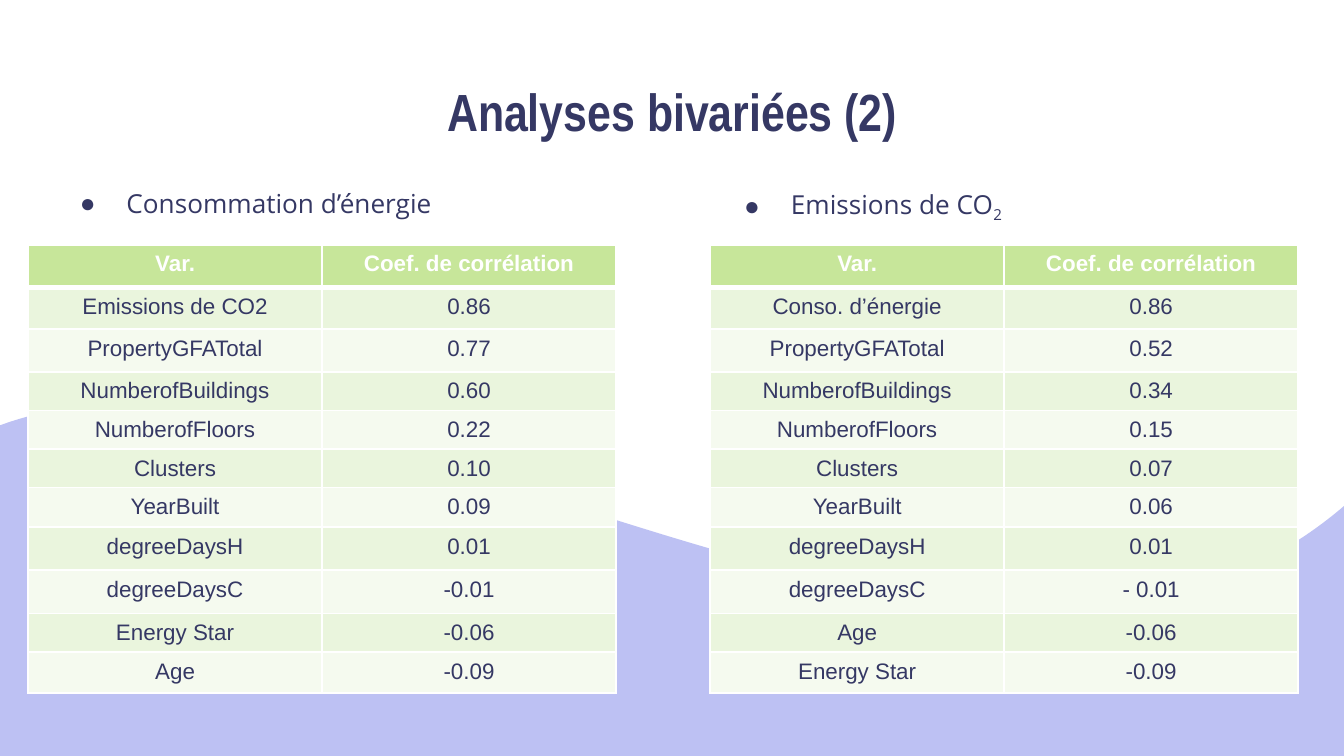
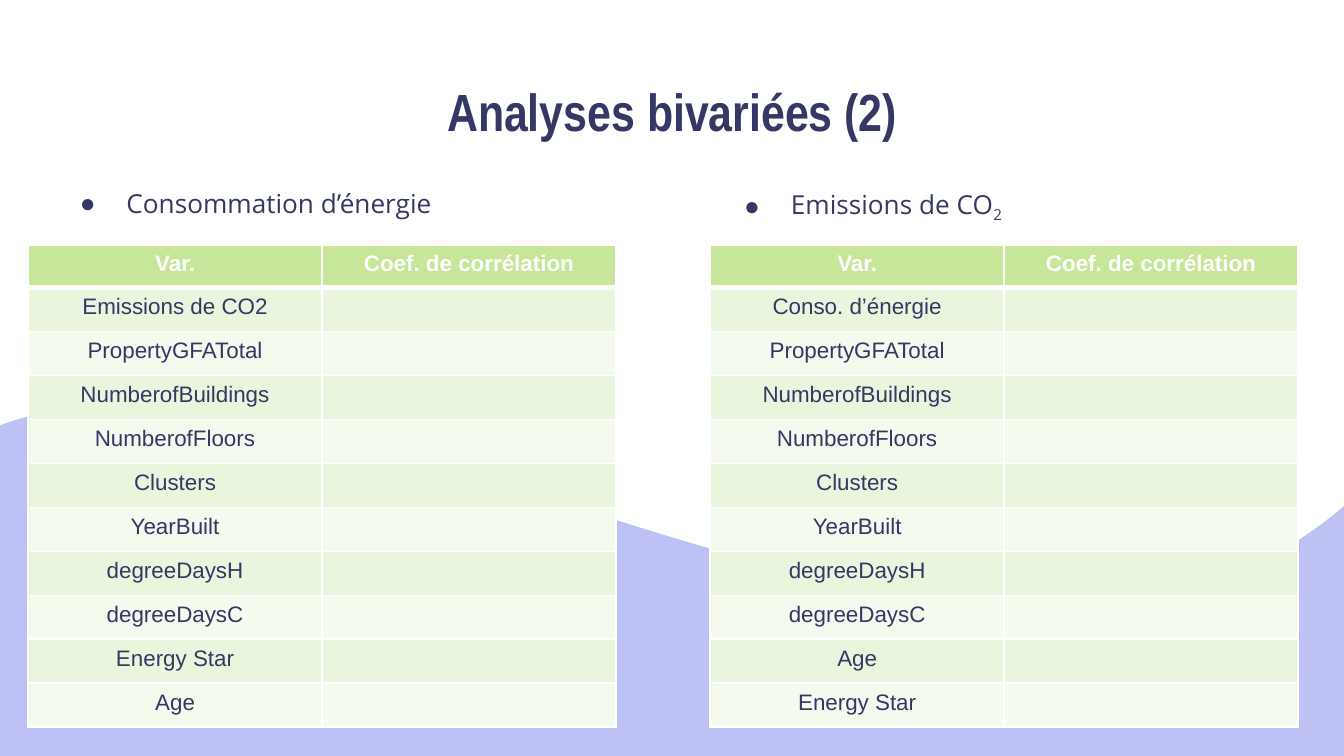
Before and after one commit to Sylvariane/Anticipez_les_besoins_en_electricite, a slide deck: slide 16 of Pélec_03_presentation.pptx. Drawn at 1344x756 pixels with LibreOffice and Linux fonts; fonts in the diff are those of the drawing. Boxes give left, top, right and bottom in pixels: in the first picture for what was removed or moved away, otherwise in the second. Text is boxed around its words. In the diff, an @@ line names an element or a change of style, - is before the commit and + after.

```diff
--- a/Pélec_03_presentation.pptx
+++ b/Pélec_03_presentation.pptx
@@ table at <box>28,245,617,719</box> @@
-row 2, column 2: 0.86
+row 2, column 2: 
-row 3, column 2: 0.77
+row 3, column 2: 
-row 4, column 2: 0.60
+row 4, column 2: 
-row 5, column 2: 0.22
+row 5, column 2: 
-row 6, column 2: 0.10
+row 6, column 2: 
-row 7, column 2: 0.09
+row 7, column 2: 
-row 8, column 2: 0.01
+row 8, column 2: 
-row 9, column 2: -0.01
+row 9, column 2: 
-row 10, column 2: -0.06
+row 10, column 2: 
-row 11, column 2: -0.09
+row 11, column 2: 
@@ table at <box>710,245,1298,719</box> @@
-row 2, column 2: 0.86
+row 2, column 2: 
-row 3, column 2: 0.52
+row 3, column 2: 
-row 4, column 2: 0.34
+row 4, column 2: 
-row 5, column 2: 0.15
+row 5, column 2: 
-row 6, column 2: 0.07
+row 6, column 2: 
-row 7, column 2: 0.06
+row 7, column 2: 
-row 8, column 2: 0.01
+row 8, column 2: 
-row 9, column 2: - 0.01
+row 9, column 2: 
-row 10, column 2: -0.06
+row 10, column 2: 
-row 11, column 2: -0.09
+row 11, column 2: 
```
Also in this commit, not shown: 22 other slides changed, 2 slides added, 2 other files.
